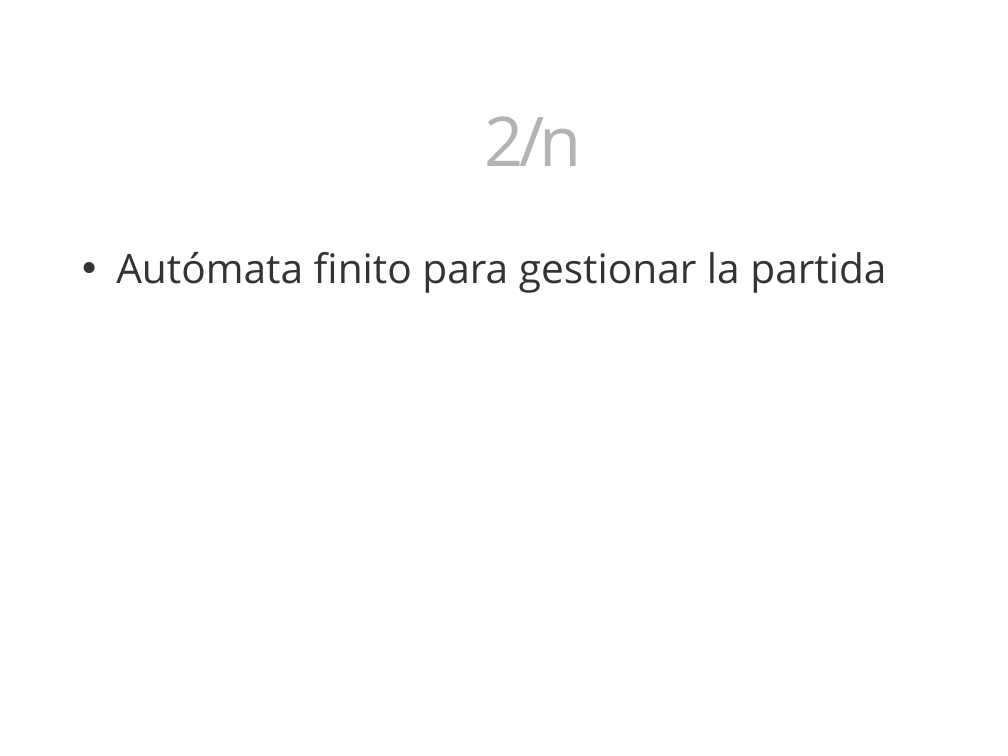
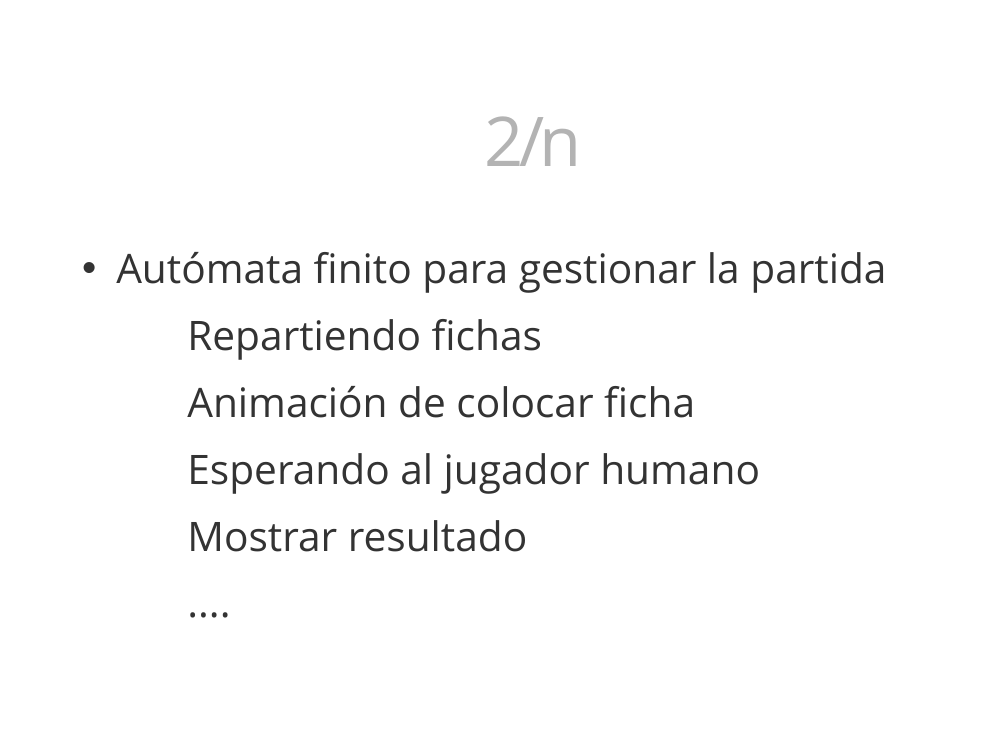
Before and after one commit to 3oheme/dominous, a slide deck: slide 21 of docs/presentacion/presentacion.odp. Drawn at 1008x756 pixels with LibreOffice and Linux fonts; fonts in the diff are those of the drawing; background and template pictures are left out. Boxes give left, top, right and bottom in pixels: in the first picture for what was removed or moved away, otherwise in the second. Text is boxed around its words. In the diff, an @@ line names an element or a change of style, - is before the commit and + after.

```diff
--- a/docs/presentacion/presentacion.odp
+++ b/docs/presentacion/presentacion.odp
@@ text at [187, 319, 760, 552]: paragraphs added @@
+Repartiendo fichas
+Animación de colocar ficha
+Esperando al jugador humano
+Mostrar resultado
+....
```
Also in this commit, not shown: 1 slide added, 1 other file.
